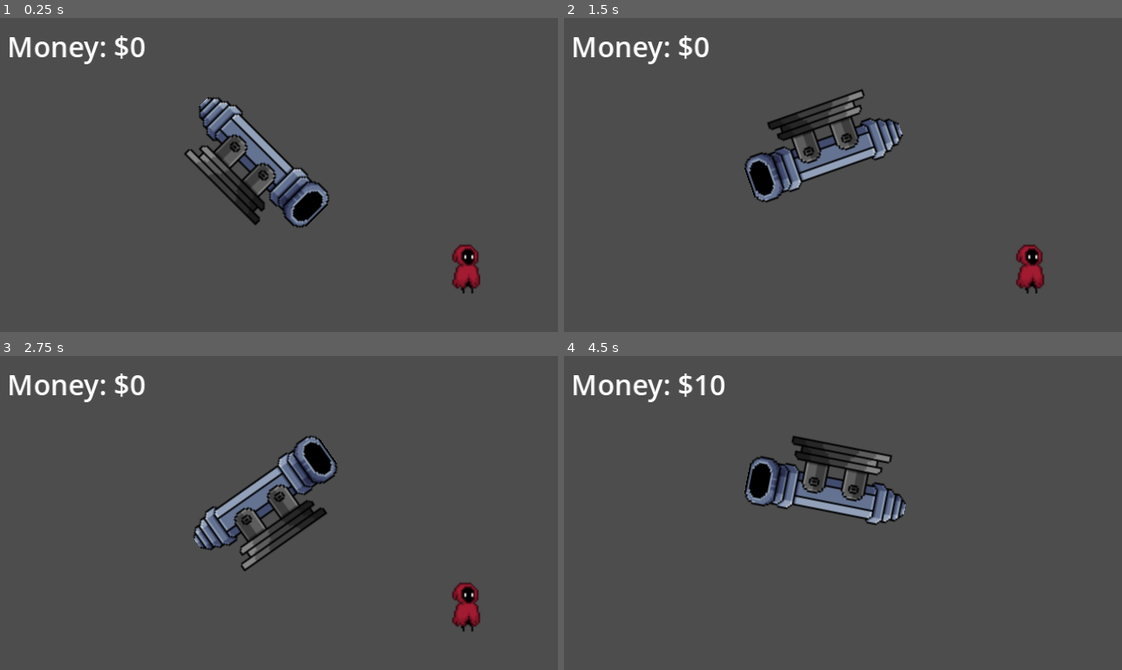
Above: before the commit, frames 1-4 (two rows, left to right).
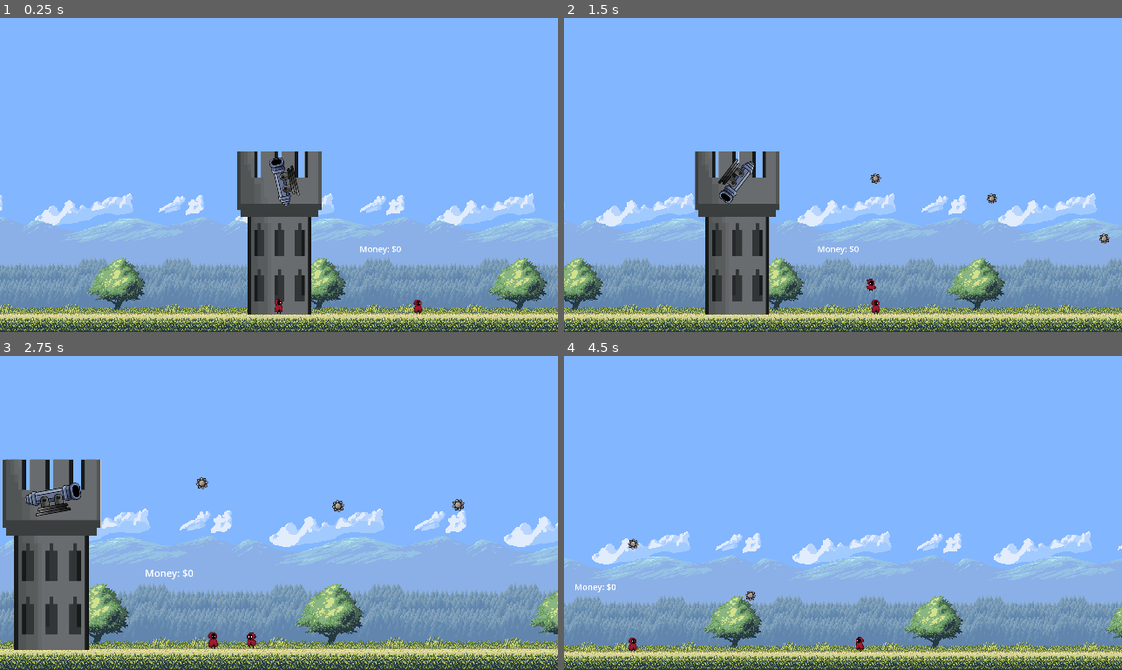
Above: after the commit, the same moments.

Repository: KeveenWong/towerism
Game: Godot game, scene res://scenes/main.tscn
The game is run twice, just before and just after one commit, with the same random seed, the same clock (stepped at 60 frames per second) and the same inputs. Before the commit the project starts from res://scenes/testing.tscn.
Inputs (mouse positions are in pixels of both pictures, inside the frame that each line leads up to):
- Up to frame 1 (0.25 s): no input
- Up to frame 2 (1.5 s): tap Enter at 0.5 s; move the mouse to (965, 159) at 0.52 s; press the mouse at (965, 159) at 0.53 s; hold D (right) from 0.53 s (still down); tap Space (jump) at 0.77 s; move the mouse to (731, 190) at 1.27 s; release the mouse at (731, 190) at 1.28 s; click (731, 190) at 1.35 s
- Up to frame 3 (2.75 s): tap Space (jump) at 1.52 s; move the mouse to (334, 443) at 2.02 s; release D (right) at 2.03 s; press the mouse at (334, 443) at 2.03 s; hold A (left) from 2.03 s (still down); tap Mouse wheel up (zoom_in) at 2.1 s
- Up to frame 4 (4.5 s): move the mouse to (815, 575) at 2.77 s; release A (left) at 2.78 s; release the mouse at (815, 575) at 2.78 s; hold D (right) 2.78-4.28 s; tap Mouse wheel down (zoom_out) at 2.85 s; tap Space (jump) at 3.02, 3.77 s; click (815, 575) at 3.05 s; move the mouse to (1010, 560) at 3.52 s; press the mouse at (1010, 560) at 3.53 s; move the mouse to (675, 465) at 4.27 s; release the mouse at (675, 465) at 4.28 s; hold A (left) from 4.28 s (still down); click (675, 465) at 4.35 s

The runs differ from the first frame. In frame 1, 98% of the frame differs, in the area x 0-100%, y 0-100%; in frame 2, 97%; in frame 3, 97%; in frame 4, 100%.

Commit message:
fixed turret muzzle point when in main

Diff:
--- a/project.godot
+++ b/project.godot
@@ -11,7 +11,7 @@
 [application]
 
 config/name="Towerism"
-run/main_scene="res://scenes/testing.tscn"
+run/main_scene="res://scenes/main.tscn"
 config/features=PackedStringArray("4.3", "Forward Plus")
 config/icon="res://icon.svg"
 
--- a/scenes/Turret/turret.gd
+++ b/scenes/Turret/turret.gd
@@ -30,11 +30,11 @@
 	timer.start()
 
 	var bullet = Bullet.instantiate()
-	var spawn_point = Vector2(barrel_length, 0).rotated(rotation)
-	bullet.position = global_position + spawn_point
-	bullet.rotation = rotation
-	bullet.linear_velocity = Vector2(bullet_speed, 0).rotated(rotation)
-	get_parent().add_child(bullet)
+	var spawn_point = global_position + Vector2(barrel_length, 0).rotated(global_rotation)
+	bullet.global_position = spawn_point
+	bullet.global_rotation = global_rotation
+	bullet.linear_velocity = Vector2(bullet_speed, 0).rotated(global_rotation)
+	get_tree().root.add_child(bullet)
 
 func on_timeout_complete():
 	can_fire = true
--- a/scenes/Turret/turret.tscn
+++ b/scenes/Turret/turret.tscn
@@ -15,4 +15,4 @@
 vframes = 4
 
 [node name="Muzzle" type="Marker2D" parent="."]
-position = Vector2(-40, 0)
+position = Vector2(39, 2)
--- /dev/null
+++ b/scenes/main.gd
@@ -0,0 +1,14 @@
+extends Node2D
+
+var money = 0
+@onready var money_label = $CanvasLayer/MoneyLabel
+@onready var enemy = $Enemy
+
+func _ready():
+	money_label.text = "Money: $" + str(money)
+	enemy.enemy_killed.connect(_on_enemy_killed)
+
+func _on_enemy_killed():
+	money += 10
+	money_label.text = "Money: $" + str(money)
+	print("Enemy killed! Money: $", money)  # Debugging Line
--- a/scenes/main.tscn
+++ b/scenes/main.tscn
@@ -1,5 +1,6 @@
-[gd_scene load_steps=18 format=3 uid="uid://k64plrsd8f6w"]
-
+[gd_scene load_steps=21 format=3 uid="uid://k64plrsd8f6w"]
+
+[ext_resource type="Script" path="res://scenes/main.gd" id="1_fhbw8"]
 [ext_resource type="Texture2D" uid="uid://cfsknewl1umgt" path="res://assets/sprites/background/sky background.png" id="1_l83v8"]
 [ext_resource type="Texture2D" uid="uid://b4ugcadbh4gx" path="res://castle-tower-pixel-free-vector.png" id="1_yjpfe"]
 [ext_resource type="Texture2D" uid="uid://4xpc4h3kxtxy" path="res://assets/sprites/background/clouds-x3.png" id="2_0e6ux"]
@@ -8,6 +9,8 @@
 [ext_resource type="Texture2D" uid="uid://d1rx1rn8p6pu0" path="res://assets/sprites/background/far_woods_x3.png" id="3_w25gq"]
 [ext_resource type="Texture2D" uid="uid://blqd8tblga3gc" path="res://assets/sprites/background/country-platform_x3.png" id="4_5e2t8"]
 [ext_resource type="Texture2D" uid="uid://cl51mb1ulfgty" path="res://assets/sprites/character_assets.png" id="6_j2qew"]
+[ext_resource type="PackedScene" uid="uid://dirc752pdlvja" path="res://scenes/Turret/turret.tscn" id="9_4ndxe"]
+[ext_resource type="PackedScene" uid="uid://cvcah0nx5b03c" path="res://scenes/Enemy.tscn" id="10_pxc33"]
 
 [sub_resource type="RectangleShape2D" id="RectangleShape2D_k4byv"]
 size = Vector2(2212, 66)
@@ -199,6 +202,7 @@
 
 [node name="Castle Game" type="Node2D"]
 position = Vector2(3, -151)
+script = ExtResource("1_fhbw8")
 
 [node name="ParallaxBackground" type="ParallaxBackground" parent="."]
 
@@ -292,3 +296,20 @@
 process_callback = 0
 limit_bottom = 0
 position_smoothing_enabled = true
+
+[node name="Turret" parent="." instance=ExtResource("9_4ndxe")]
+position = Vector2(157, -136)
+
+[node name="Enemy" parent="." instance=ExtResource("10_pxc33")]
+position = Vector2(416, 101)
+
+[node name="CanvasLayer" type="CanvasLayer" parent="."]
+follow_viewport_enabled = true
+
+[node name="MoneyLabel" type="Label" parent="CanvasLayer"]
+offset_left = 311.0
+offset_top = -170.0
+offset_right = 391.0
+offset_bottom = -147.0
+text = "Money: $0"
+metadata/_edit_use_anchors_ = true
--- a/scenes/testing.tscn
+++ b/scenes/testing.tscn
@@ -21,3 +21,4 @@
 offset_right = 84.0
 offset_bottom = 28.0
 text = "Money: $0"
+metadata/_edit_use_anchors_ = true
